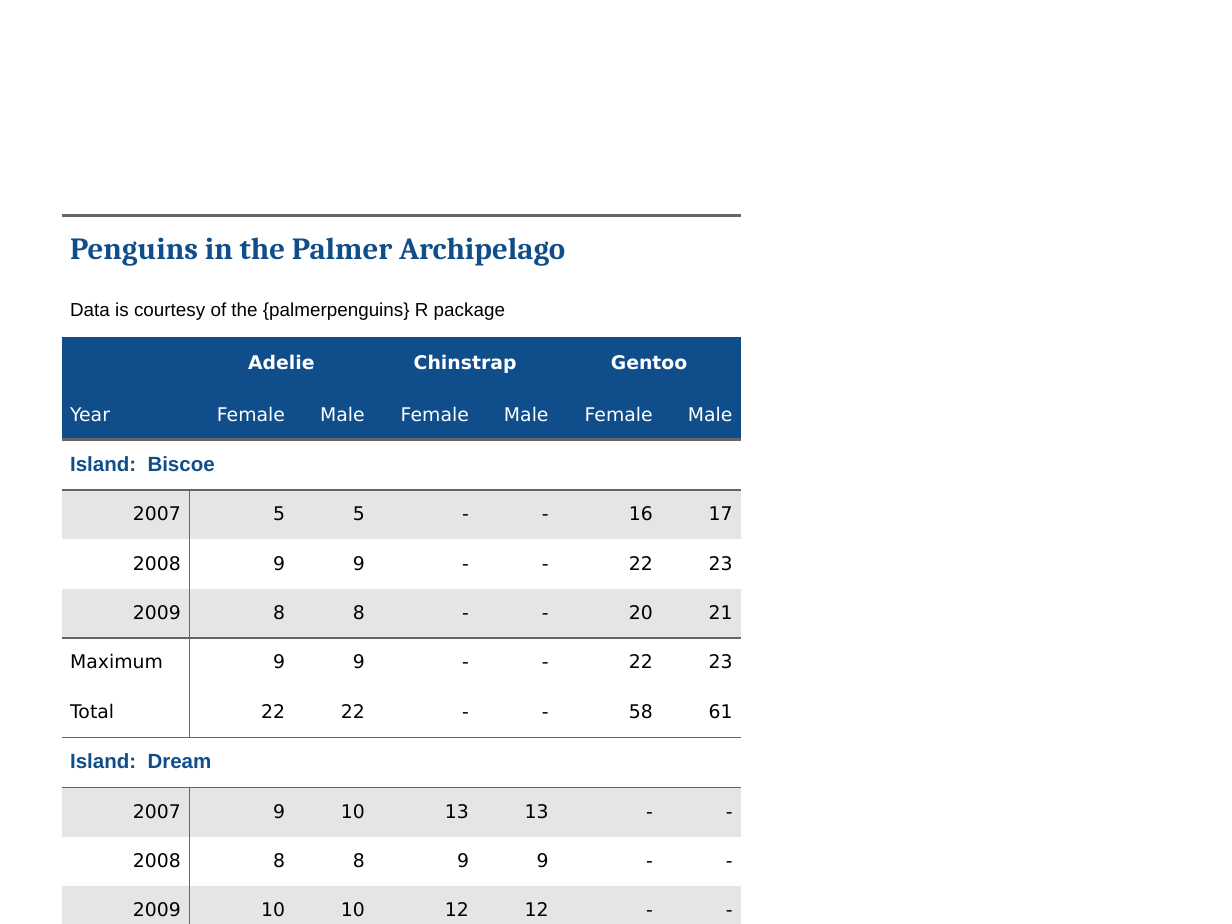
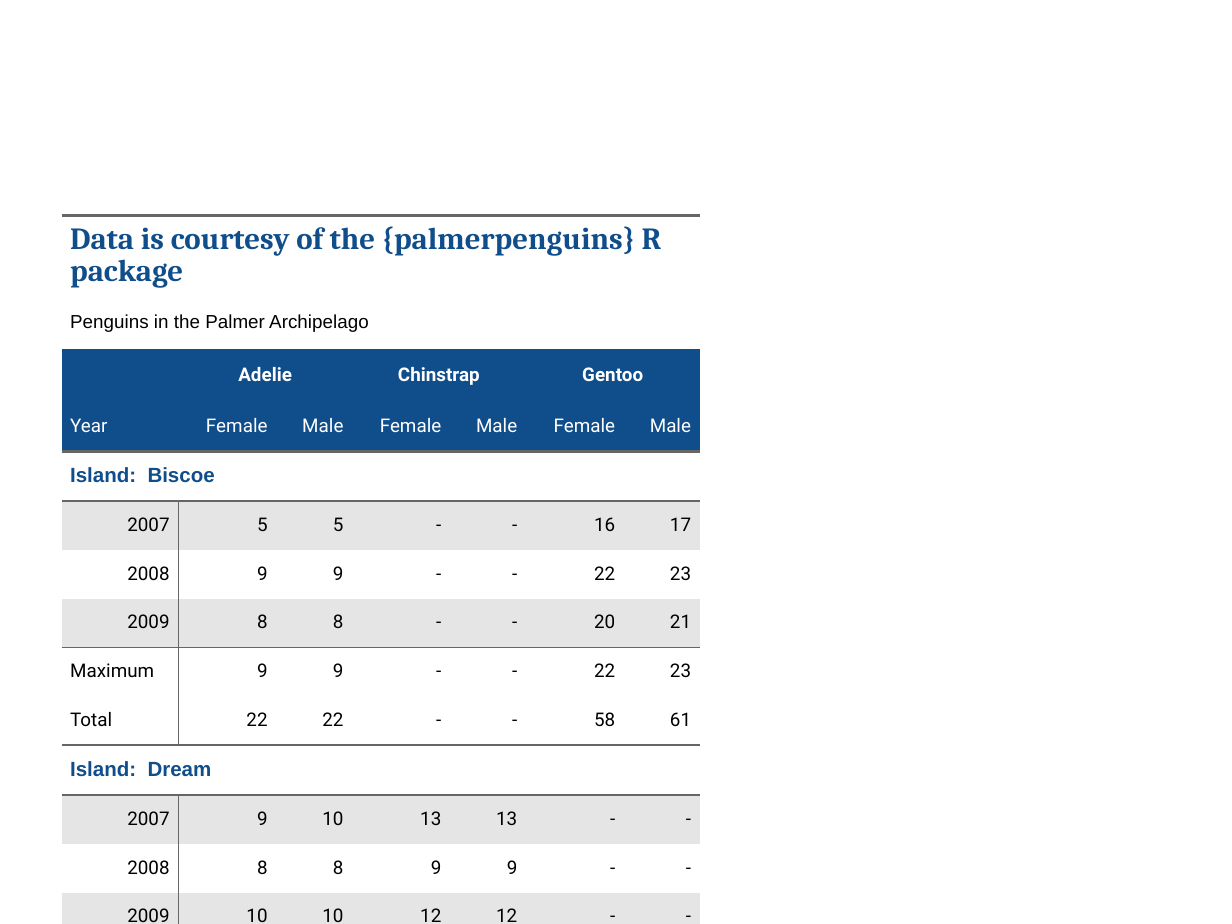
Before and after one commit to rfortherestofus/flextable-course, a slide deck: slide 1 of table.pptx. Drawn at 1232x924 pixels with LibreOffice and Linux fonts; fonts in the diff are those of the drawing. Boxes give left, top, right and bottom in pixels: in the first picture for what was removed or moved away, otherwise in the second. Text is boxed around its words. In the diff, an @@ line names an element or a change of style, - is before the commit and + after.

```diff
--- a/table.pptx
+++ b/table.pptx
@@ table at (62, 216, 700, 924) @@
+row 1: Data is courtesy of the {palmerpenguins} R package |  |  |  |  |  | 
-row 2: Data is courtesy of the {palmerpenguins} R package |  |  |  |  |  | 
@@ font DejaVu Sans to Roboto in "Adelie", "Chinstrap", "Gentoo", "Year" and 111 more places @@
@@ table: place and size @@
-table at (62, 216, 744, 921)
+table at (62, 216, 700, 924)
```
Also in this commit, not shown: 11 other files.
